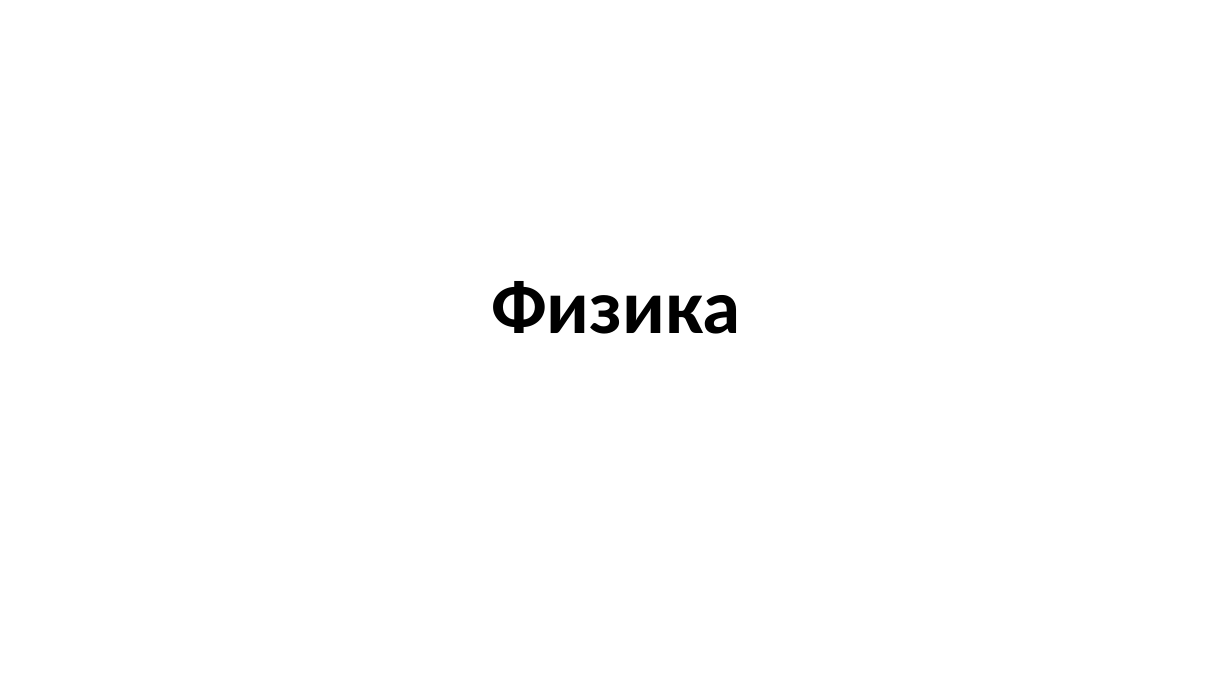
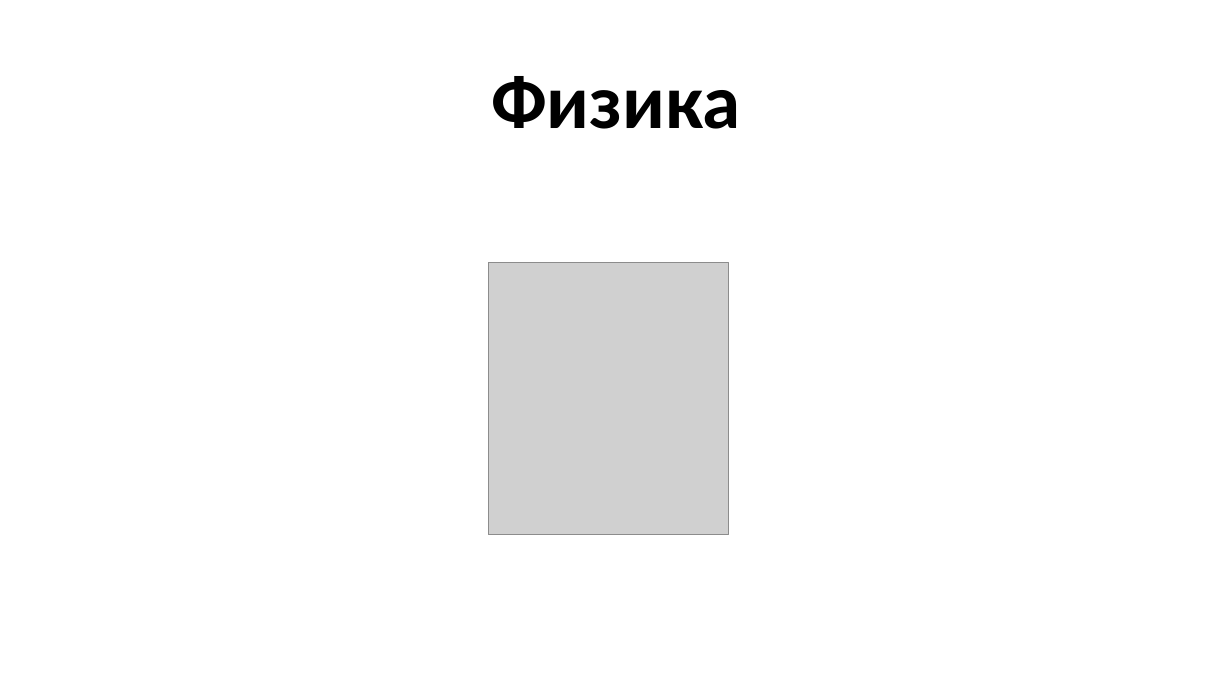
Before and after one commit to cherenuk/modeling, a slide deck: slide 5 of info/Моделирование.pptx. Drawn at 1232x693 pixels with LibreOffice and Linux fonts; fonts in the diff are those of the drawing; grey boxes stand for pictures; background and template pictures are left out. Boxes give left, top, right and bottom in pixels: in the first picture for what was removed or moved away, otherwise in the second. Text is boxed around its words. In the diff, an @@ line names an element or a change of style, - is before the commit and + after.

Commit message:
presentation

```diff
--- a/info/Моделирование.pptx
+++ b/info/Моделирование.pptx
@@ title "Физика" moved from (x1=491, y1=281, x2=740, y2=334) to (x1=491, y1=76, x2=740, y2=129) @@
@@ title "Физика" at (x1=491, y1=76, x2=740, y2=129): vertical alignment bottom to middle @@
@@ picture added at (x1=488, y1=262, x2=728, y2=535) @@
```
Also in this commit, not shown: 2 other slides changed, 5 slides added.
